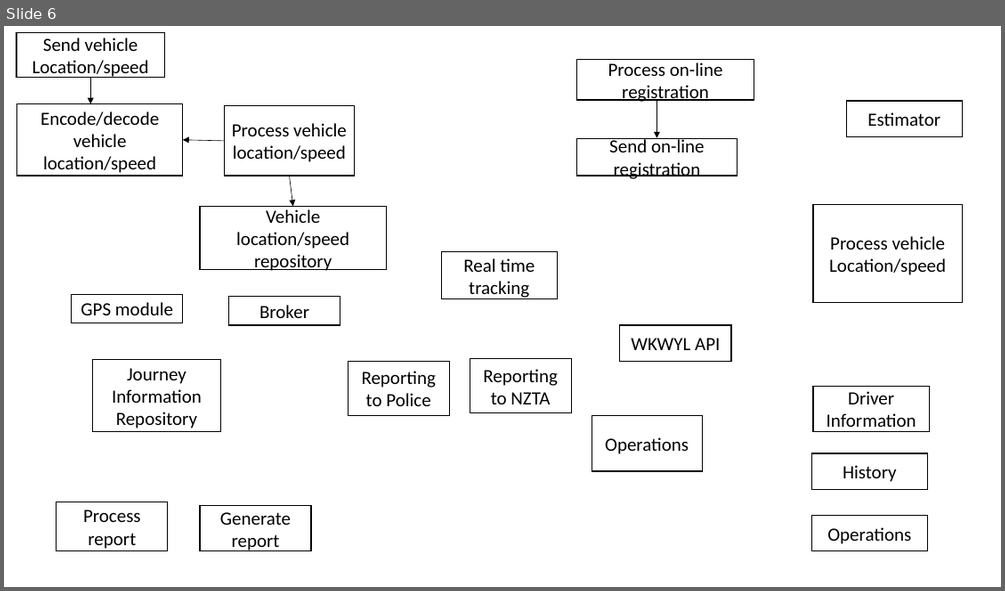
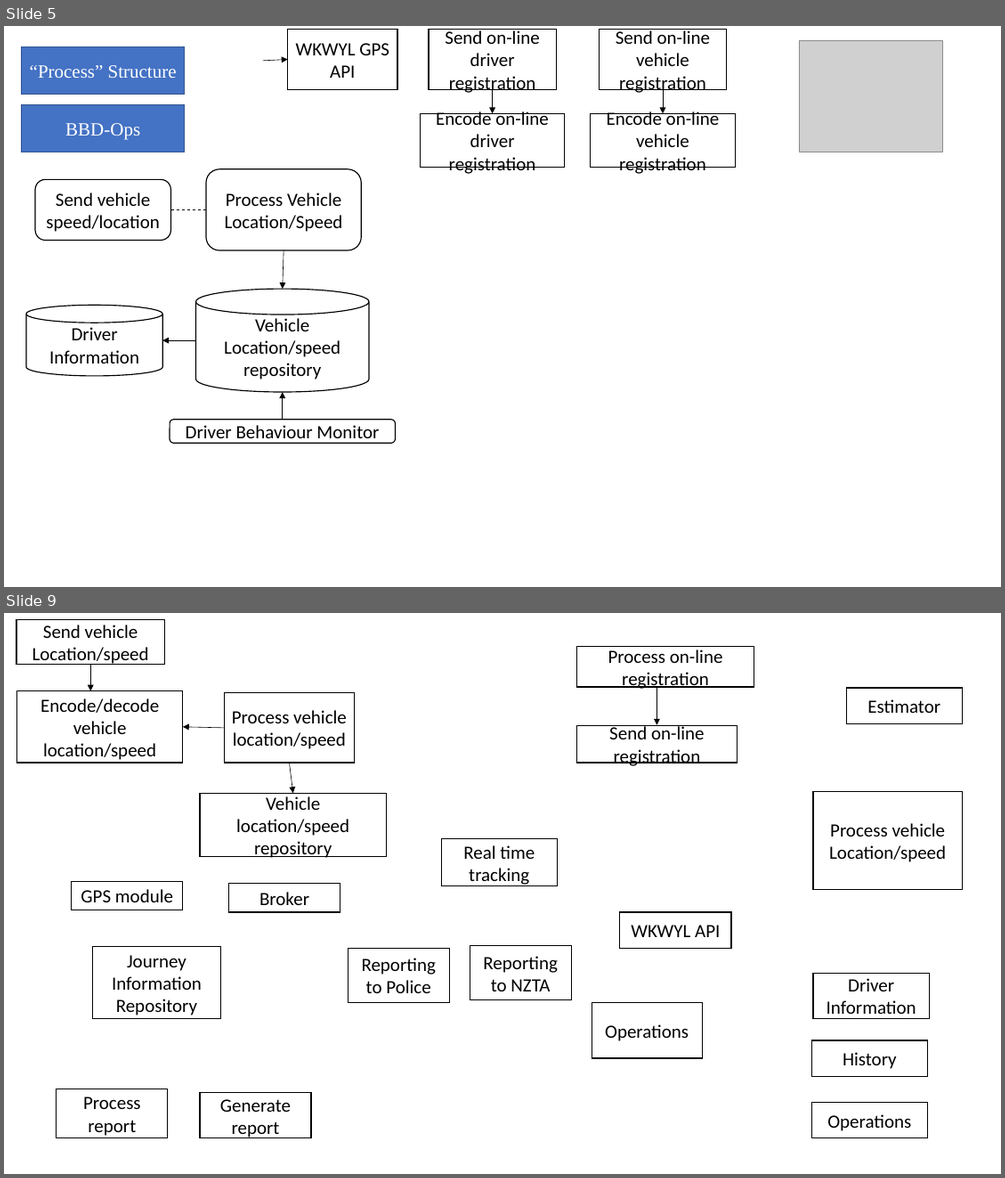
Before and after one commit to st970703/Software_Architecture_Report, a slide deck: Big Brother Driver Diagrams.pptx. Shown one above the other, each under a label of ours: slide 6 before the commit, slides 5 and 9 after it; the slides between them are not shown. The pictures are 1005x591 and 1005x1178 pixels, drawn with LibreOffice and Linux fonts; fonts in the diff are those of the drawing; grey boxes stand for pictures. Boxes give left, top, right and bottom in pixels: in the first picture for what was removed or moved away, otherwise in the second. Text is boxed around its words. In the diff, an @@ line names an element or a change of style, - is before the commit and + after.

Commit message:
started process struct

```diff
--- a/Big Brother Driver Diagrams.pptx
+++ b/Big Brother Driver Diagrams.pptx
@@ slide 5 added at (4,26,1001,587), background #FFFFFF @@
@@ rectangle added at (21,47,184,94), fill #4472C4, outline #325491 1 pt, 18 pt, text #FFFFFF @@
+“Process” Structure
@@ rectangle added at (287,29,397,90), fill #FFFFFF, outline #000000 1 pt, 18 pt, text #000000 @@
+WKWYL GPS API
@@ rectangle added at (429,29,557,90), fill #FFFFFF, outline #000000 1 pt, 18 pt, text #000000 @@
+Send on-line driver registration
@@ rectangle added at (599,29,727,90), fill #FFFFFF, outline #000000 1 pt, 18 pt, text #000000 @@
+Send on-line vehicle registration
@@ picture added at (799,40,942,151) @@
@@ arrow added from (263, 61) to (287, 60), #000000 0.5 pt @@
@@ rectangle added at (21,105,184,152), fill #4472C4, outline #325491 1 pt, 18 pt, text #FFFFFF @@
+BBD-Ops
@@ arrow added from (493, 89) to (493, 113), #000000 0.5 pt @@
@@ arrow added from (663, 89) to (663, 113), #000000 0.5 pt @@
@@ rectangle added at (420,113,564,168), fill #FFFFFF, outline #000000 1 pt, 18 pt, text #000000 @@
+Encode on-line driver registration
@@ rectangle added at (591,113,735,168), fill #FFFFFF, outline #000000 1 pt, 18 pt, text #000000 @@
+Encode on-line vehicle registration
@@ rounded rectangle added at (35,179,170,240), fill #FFFFFF, outline #000000 1 pt, 18 pt, text #000000 @@
+Send vehicle speed/location
@@ rounded rectangle added at (206,168,362,250), fill #FFFFFF, outline #000000 1 pt, 18 pt, text #000000 @@
+Process Vehicle Location/Speed
@@ line added from (170, 210) to (206, 210), #000000 0.75 pt dashed @@
@@ arrow added from (283, 250) to (283, 289), #000000 0.5 pt @@
@@ cylinder added at (196,289,370,392), fill #FFFFFF, outline #000000 1 pt, 18 pt, text #000000 @@
+Vehicle Location/speed repository
@@ cylinder added at (26,305,162,376), fill #FFFFFF, outline #000000 1 pt, 18 pt, text #000000 @@
+Driver Information
@@ arrow added from (196, 340) to (162, 340), #000000 0.5 pt @@
@@ arrow added from (283, 419) to (283, 392), #000000 0.5 pt @@
@@ rounded rectangle added at (170,419,396,443), fill #FFFFFF, outline #000000 1 pt, 18 pt, text #000000 @@
+Driver Behaviour Monitor
@@ what was slide 6 is now slide 9 @@
```
Also in this commit, not shown: 4 slides changed, 3 other slides added, 1 slide removed, 2 other files.
